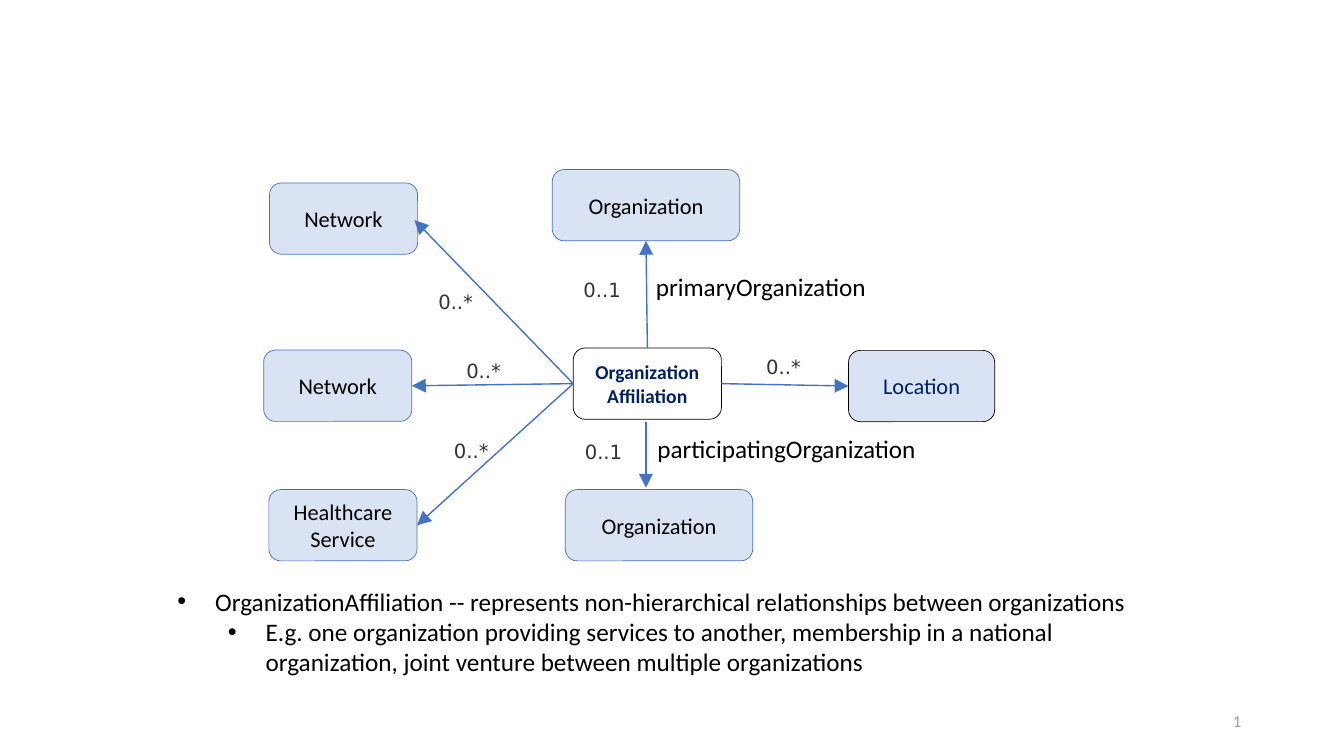
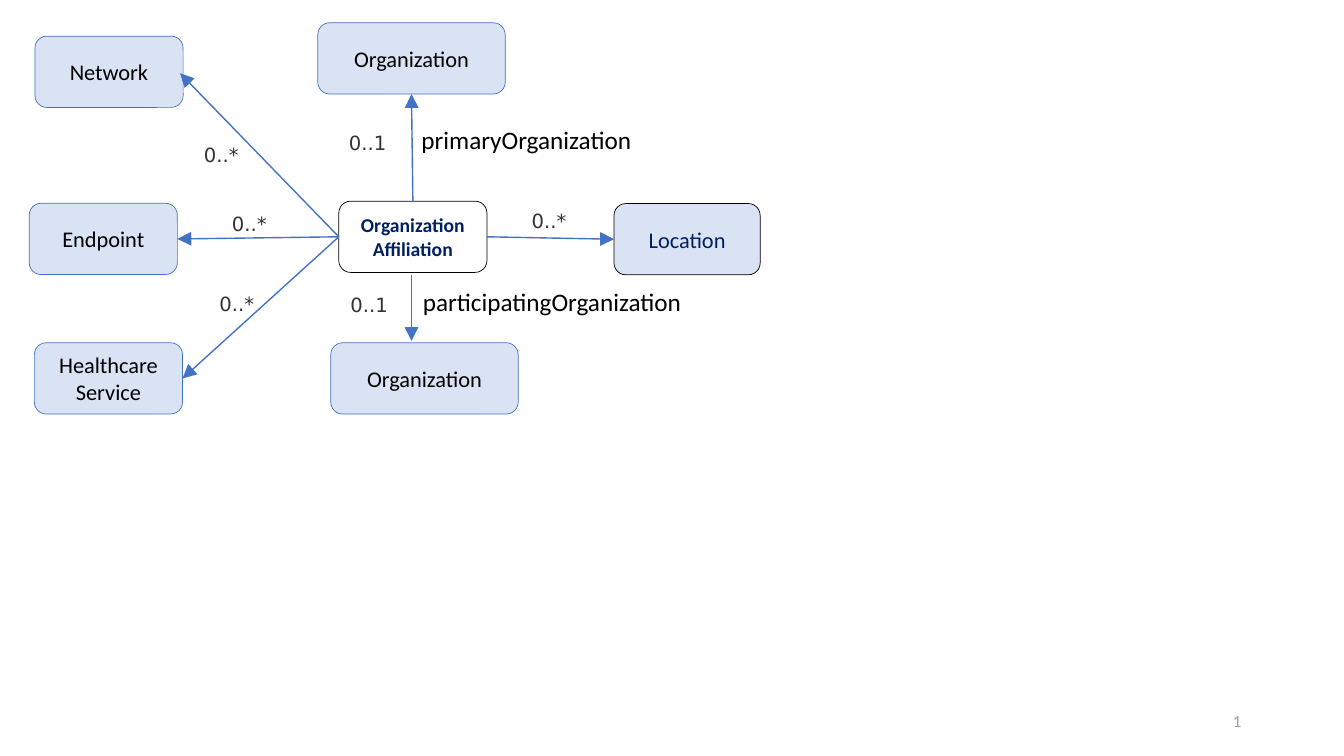
Before and after one commit to HL7/davinci-pdex-plan-net, a slide deck: slide 1 of pages/Figures.pptx. Drawn at 1344x756 pixels with LibreOffice and Linux fonts; fonts in the diff are those of the drawing. Boxes give left, top, right and bottom in pixels: in the first picture for what was removed or moved away, otherwise in the second. Text is boxed around its words. In the diff, an @@ line names an element or a change of style, - is before the commit and + after.

```diff
--- a/pages/Figures.pptx
+++ b/pages/Figures.pptx
@@ 3 texts, 1 rounded rectangle: place and size @@
-3 texts, 1 rounded rectangle at (269,184,915,463)
+3 texts, 1 rounded rectangle at (35,36,681,316)
@@ 6 arrows, 5 rounded rectangles, 5 texts: place and size @@
-6 arrows, 5 rounded rectangles, 5 texts at (269,169,995,562)
+6 arrows, 5 rounded rectangles, 5 texts at (34,23,760,414)
@@ rounded rectangle added at (29,204,177,275), fill #DAE3F3, outline #4472C4 0.5 pt, 16 pt, text #000000 @@
+Endpoint
@@ rounded rectangle removed at (264,350,412,421) @@
-Network
@@ text removed at (215,593,1124,676) @@
-• OrganizationAffiliation -- represents non-hierarchical relationships between organizations
-  • E.g. one organization providing services to another, membership in a national organization, joint venture between multiple organizations
```
Also in this commit, not shown: 5 other slides changed, 1 slide removed, 20 other files.
